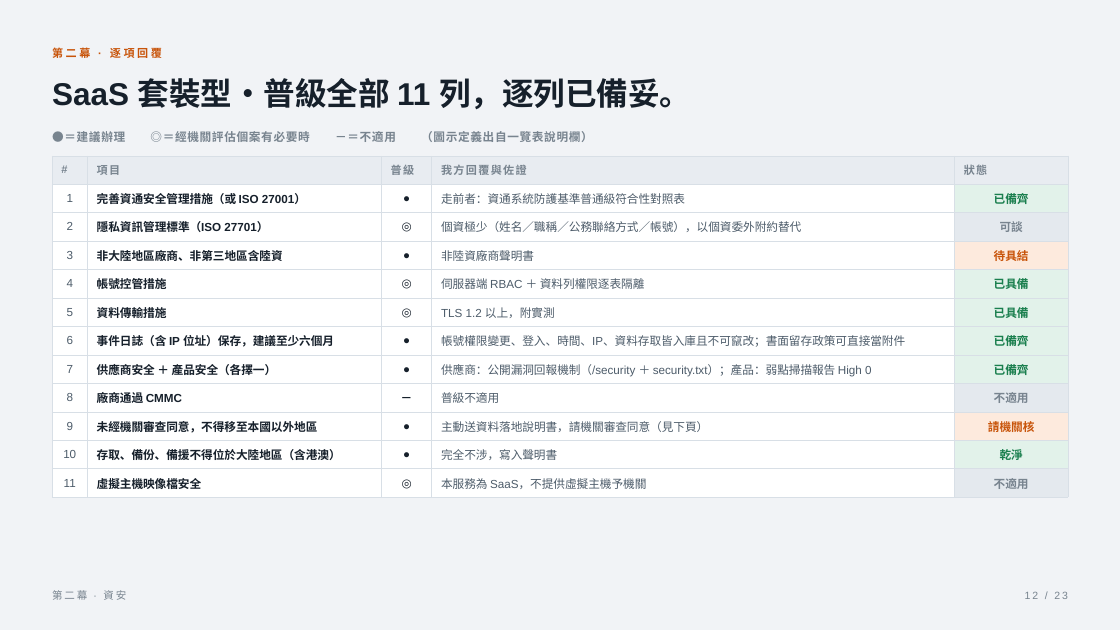
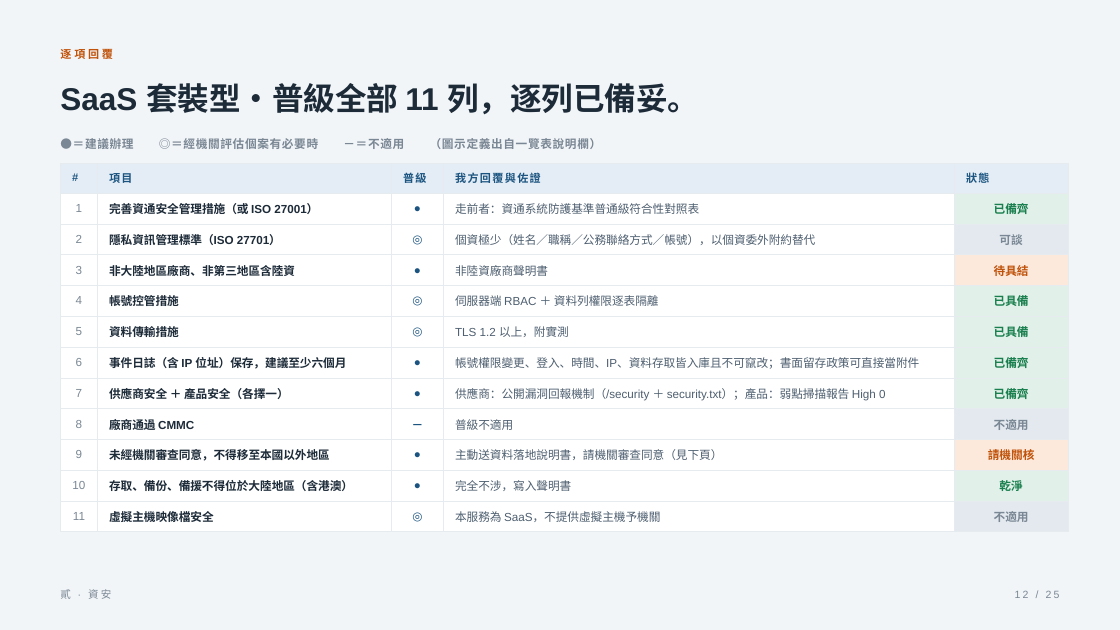
Before and after one commit to ryanxxhuang/PMIS, a slide deck: slide 12 of docs/pitch/組長簡報-產品資安與簽辦-2026-08-12.pptx. Drawn at 1120x630 pixels with LibreOffice and Linux fonts; fonts in the diff are those of the drawing. Boxes give left, top, right and bottom in pixels: in the first picture for what was removed or moved away, otherwise in the second. Text is boxed around its words. In the diff, an @@ line names an element or a change of style, - is before the commit and + after.

```diff
--- a/docs/pitch/組長簡報-產品資安與簽辦-2026-08-12.pptx
+++ b/docs/pitch/組長簡報-產品資安與簽辦-2026-08-12.pptx
@@ background #F1F3F6 to #F2F5F8 @@
@@ text at <box>60,49,113,59</box>: text changed; text colour #C8540A to #C05209 @@
-第二幕 · 逐項回覆
+逐項回覆
@@ text "SaaS 套裝型・普級全部 11 列，逐列已備妥。": place and size @@
-text "SaaS 套裝型・普級全部 11 列，逐列已備妥。" at <box>52,78,691,109</box>
+text "SaaS 套裝型・普級全部 11 列，逐列已備妥。" at <box>60,83,699,114</box>
@@ text "SaaS 套裝型・普級全部 11 列，逐列已備妥。" at <box>60,83,699,114</box>: text colour #16202B to #1D2B39 @@
@@ text "●＝建議辦理 ◎＝經機關評估個案有必要時 －＝不適用 （圖示定義出自一覽表說明欄）": place and size @@
-text "●＝建議辦理 ◎＝經機關評估個案有必要時 －＝不適用 （圖示定義出自一覽表說明欄）" at <box>52,131,593,142</box>
+text "●＝建議辦理 ◎＝經機關評估個案有必要時 －＝不適用 （圖示定義出自一覽表說明欄）" at <box>60,138,602,149</box>
@@ text "●＝建議辦理 ◎＝經機關評估個案有必要時 －＝不適用 （圖示定義出自一覽表說明欄）" at <box>60,138,602,149</box>: text colour #78848F to #7A8794 @@
@@ table at <box>60,163,1068,526</box> @@
@@ fill #E8ECF1 to #E4EDF5 in row 1 @@
@@ fill #E2F2EA to #E1F1E9 in 6 cells @@
@@ fill #E4E9EE to #E3E9EF in 3 cells @@
@@ fill #FDEADD to #FCE9DC in 2 cells @@
@@ text colour #78848F to #1B5480 in "#", "項目", "普級", "我方回覆與佐證" and 1 more places @@
@@ text colour #4D5C6A to #7A8794 in "1", "2", "3", "4" and 7 more places @@
@@ text colour #16202B to #1D2B39 in "完善資通安全管理措施（或 ISO 27001）", "隱私資訊管理標準（ISO 27701）", "非大陸地區廠商、非第三地區含陸資", "帳號控管措施" and 7 more places @@
@@ text colour #16202B to #1B5480 in "●", "◎", "●", "◎" and 7 more places @@
@@ text colour #4D5C6A to #4E5F70 in "走前者：資通系統防護基準普通級符合性對照表", "個資極少（姓名／職稱／公務聯絡方式／帳號），以個資委外附約替代", "非陸資廠商聲明書", "伺服器端 RBAC ＋ 資料列權限逐表隔離" and 7 more places @@
@@ text colour #78848F to #7A8794 in "可談", "不適用", "不適用" @@
@@ text colour #C8540A to #C05209 in "待具結", "請機關核" @@
@@ borders changed @@
@@ table: place and size @@
-table at <box>52,156,1068,493</box>
+table at <box>60,163,1068,526</box>
@@ text at <box>60,589,111,599</box>: text changed; text colour #78848F to #7A8794 @@
-第二幕 · 資安
+貳 · 資安
@@ text at <box>1015,591,1060,598</box>: text changed; text colour #78848F to #7A8794 @@
-12 / 23
+12 / 25
```
Also in this commit, not shown: 19 other slides changed, 5 slides added, 3 slides removed, 5 other files.
